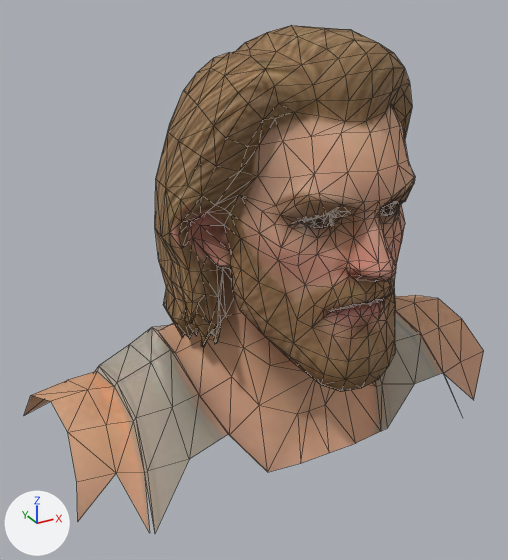
What one commit did to the glTF model assets/character/character_head.glb.
Rendered twice from a 50 mm lens placed at (-0.307, -0.485, 0.268), pointed at (-0.031, 0.015, 0.018). Lighting does not change. The marker at lower left points along +X, +Y and +Z. The picture after the commit comes second. Mesh edges are drawn as thin lines. Vertices at exactly the same position are counted once.

The first picture shows 'tripo_node_bc81f8f9-a104-44a7-afac-f094b41faff7'.
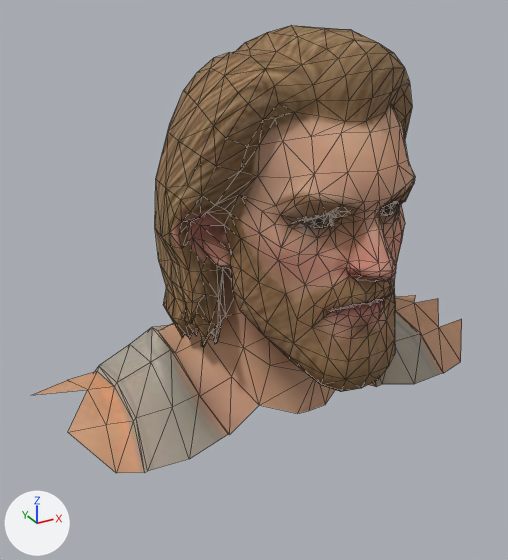
Boxes (x1, y1, x2, y2) around the edits, measured in the pictures (508 x 560 px):
'tripo_node_bc81f8f9-a104-44a7-afac-f094b41faff7', reshaped (7% narrower, 12% shorter): before (24, 25, 484, 533); after (33, 25, 462, 473)
part 1 of me_meshes_0, deleted: before (24, 295, 484, 533)

What changed in the scene script:
```text
Change me_meshes_0:
    used by ob_tripo_node_bc81f8f9_a104_44a7_afac_f094b41faff7; location = (0.0, 0.0, 0.0)
    remove me_meshes_0.from_pydata(...)  # 913 vertices, 1716 faces; spans x -0.229..0.229, y -0.13..0.15, z -0.148..0.229
    add me_meshes_0.from_pydata(...)  # 895 vertices, 1678 faces; spans x -0.223..0.223, y -0.13..0.15, z -0.125..0.229
    me_meshes_0 part 1
    18 vertices are removed from x -0.229..0.229, y -0.067..0.115, z -0.148..-0.064
    36 faces are deleted
    other edits to the shape of me_meshes_0 do not show in these pictures
```
